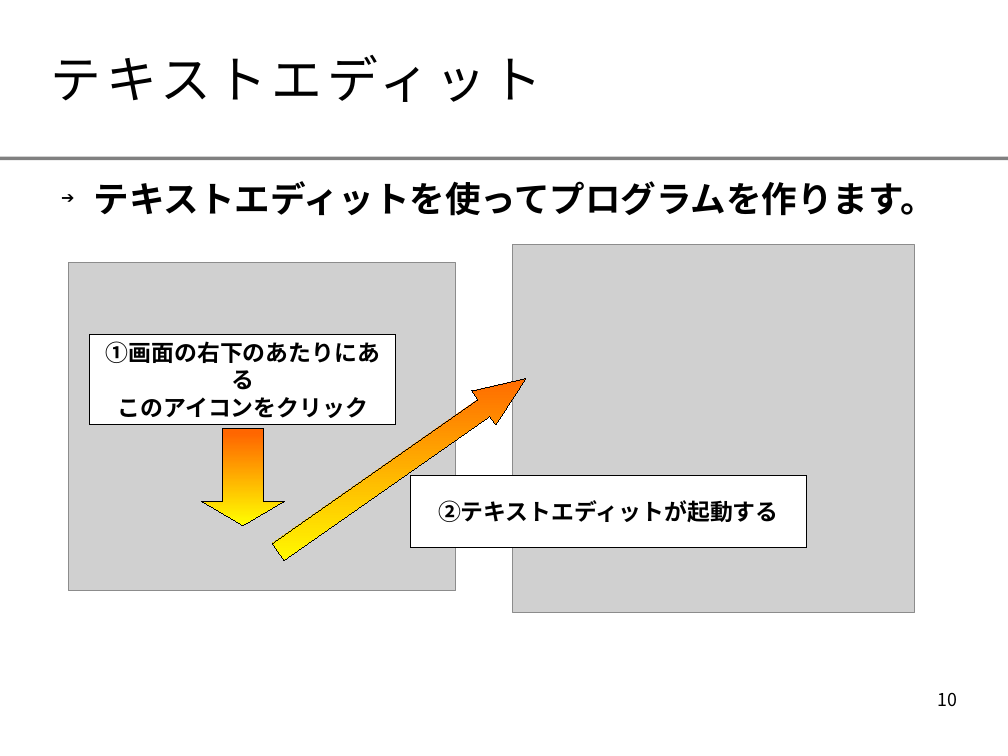
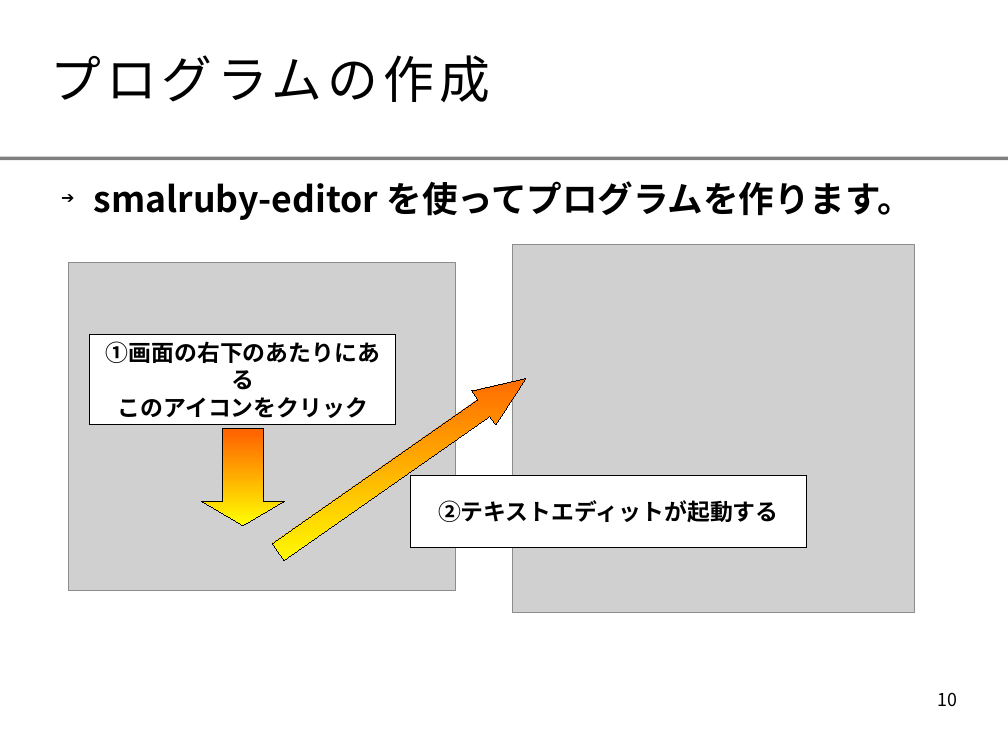
Before and after one commit to smalruby/ruby-school-mjh, a slide deck: slide 10 of mac/2014/doc/text.odp. Drawn at 1008x756 pixels with LibreOffice and Linux fonts; fonts in the diff are those of the drawing; grey boxes stand for pictures; background and template pictures are left out. Boxes give left, top, right and bottom in pixels: in the first picture for what was removed or moved away, otherwise in the second. Text is boxed around its words. In the diff, an @@ line names an element or a change of style, - is before the commit and + after.

Commit message:
2時限目のプログラムを修正

```diff
--- a/mac/2014/doc/text.odp
+++ b/mac/2014/doc/text.odp
@@ title at (50,55,490,102): text changed @@
-テキストエディット
+プログラムの作成
@@ text at (94,181,913,220): text changed @@
-➔ テキストエディットを使ってプログラムを作ります。
+➔ smalruby-editorを使ってプログラムを作ります。
```
Also in this commit, not shown: 3 other slides changed.
